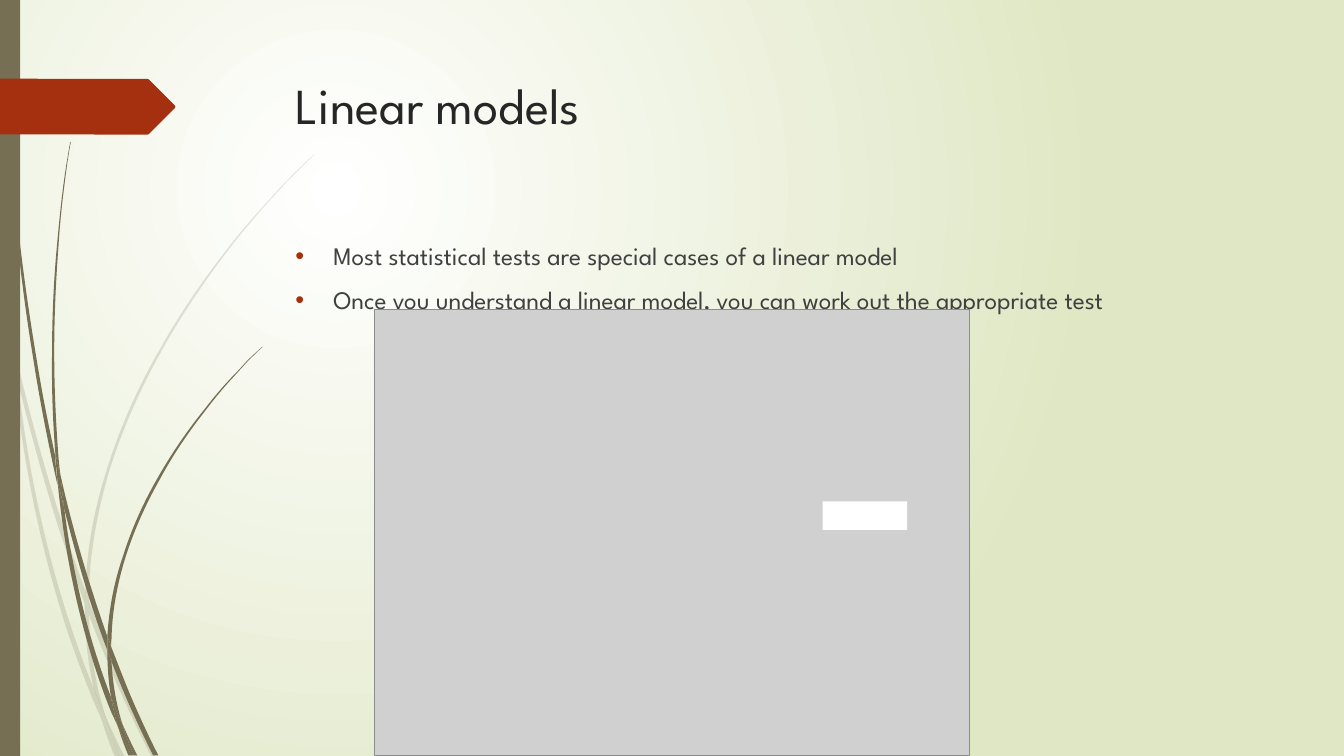
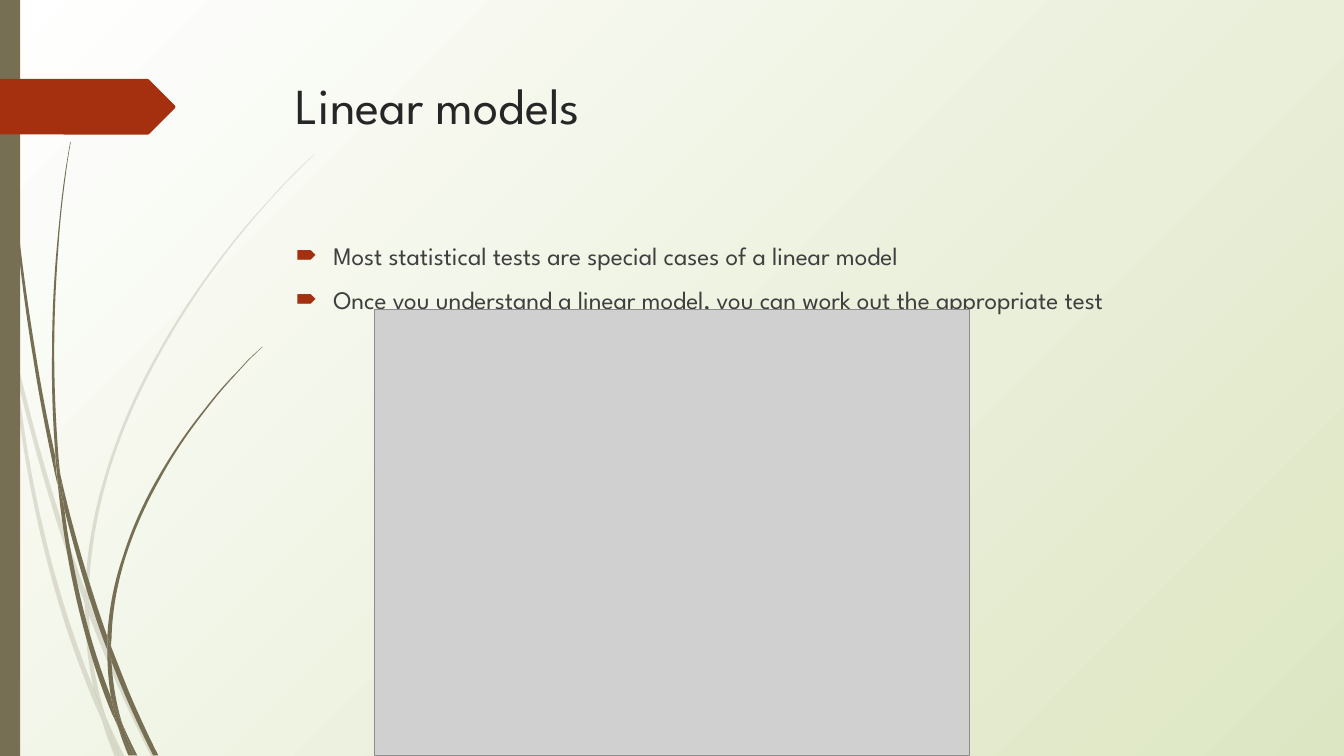
Before and after one commit to erynmcfarlane/GraduateStatsClass, a slide deck: slide 12 of Lecture1.pptx (slide 7 before the commit). Drawn at 1344x756 pixels with LibreOffice and Linux fonts; fonts in the diff are those of the drawing; grey boxes stand for pictures. Boxes give left, top, right and bottom in pixels: in the first picture for what was removed or moved away, otherwise in the second. Text is boxed around its words. In the diff, an @@ line names an element or a change of style, - is before the commit and + after.

```diff
--- a/Lecture1.pptx
+++ b/Lecture1.pptx
@@ background gradient #FFFFFF to #DFE8C4 to gradient #FFFFFF to #DDE6C3 @@
@@ freeform shape at bbox=[0, 79, 175, 134]: rotation 0 to 180 degrees @@
@@ text "Most statistical tests are special ..." at bbox=[333, 247, 1103, 318]: text colour #404040 to #3F3F3F; bullet • to 🠶; less space between paragraphs @@
@@ rectangle removed at bbox=[823, 501, 907, 529] @@
```
Also in this commit, not shown: 10 other slides changed, 8 slides added, 1 other file.
